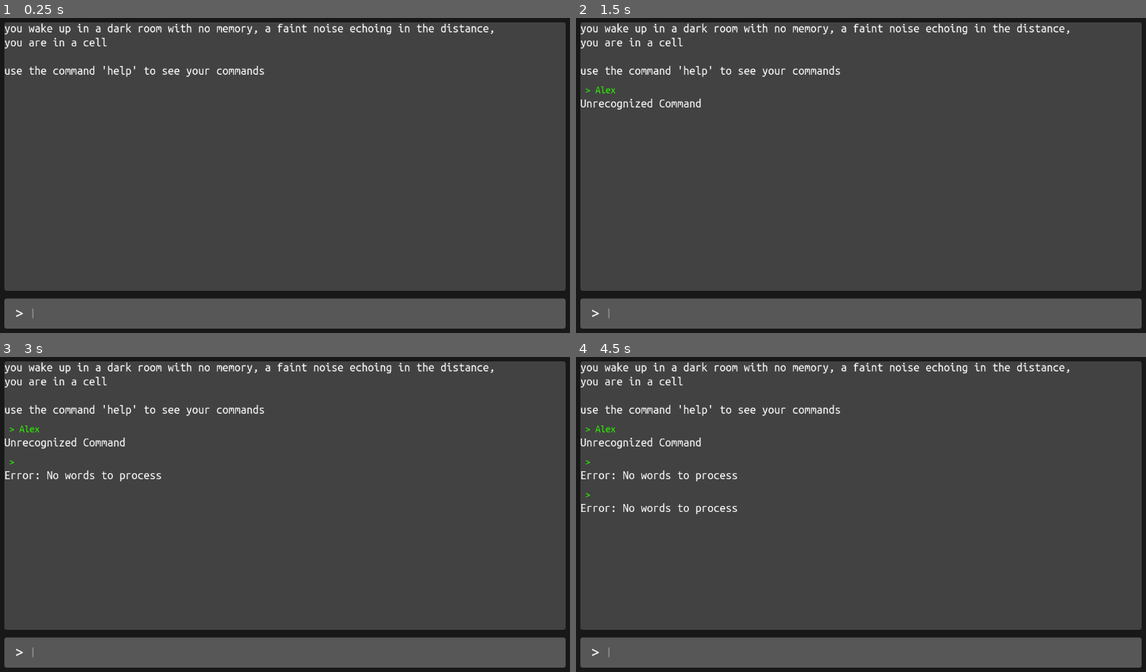
Above: before the commit, frames 1-4 (two rows, left to right).
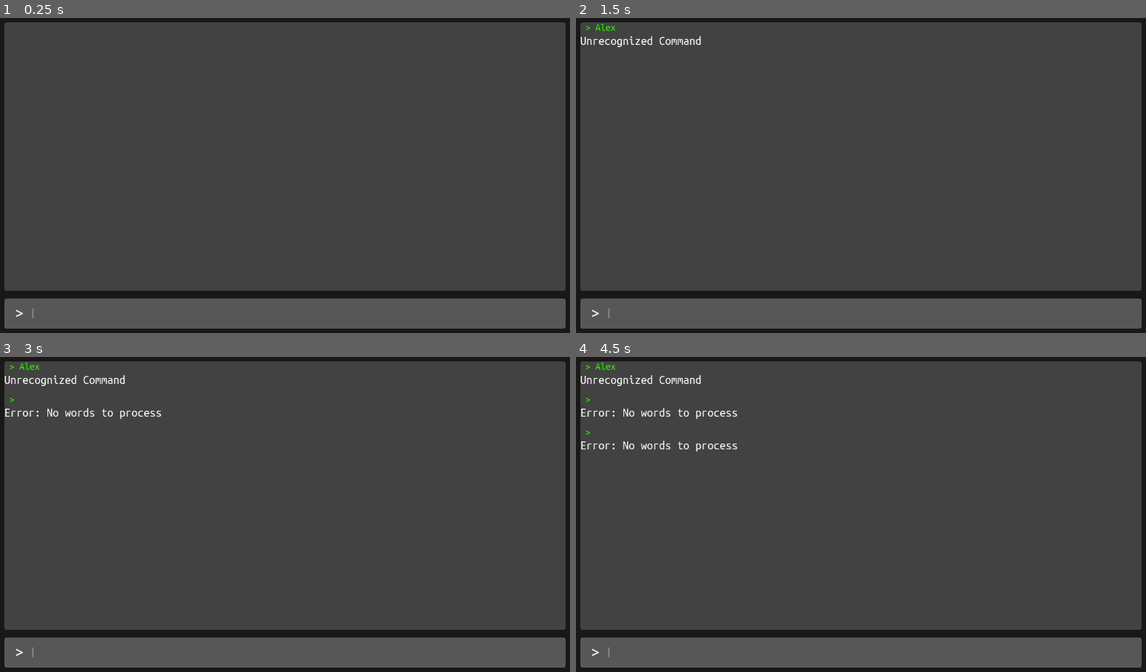
Above: after the commit, the same moments.

Repository: AkIszler/firstRPGGame
Game: Godot game, scene res://scenes/main_game.tscn
Two runs of this game, one before a commit and one after it. Both use one fixed random seed, a clock stepped at 60 frames per second and the inputs below.
Inputs (mouse positions are in pixels of both pictures, inside the frame that each line leads up to):
- Up to frame 1 (0.25 s): no input
- Up to frame 2 (1.5 s): click (872, 314) at 0.52 s; type "Alex" at 0.6 s; tap Enter at 1.25 s
- Up to frame 3 (3 s): tap Space at 2 s; tap Enter at 2.75 s
- Up to frame 4 (4.5 s): tap Space at 3.5 s; tap Enter at 4.25 s

The runs differ from the first frame. In frame 1, 1.4% of the frame differs, in the area x 0-87%, y 1-19%; in frame 2, 1.9%; in frame 3, 2.3%; in frame 4, 2.7%, in the area x 0-87%, y 1-50%.
Error after the commit: Invalid call. Nonexistent function 'init' in base 'Node'. (res://scripts/main_game.gd:22)

Commit message:
adding rooms and starting_area, for Room function

Diff:
--- /dev/null
+++ b/FontTheams/Ubuntu_16_reg.tres
@@ -0,0 +1,8 @@
+[gd_resource type="Theme" load_steps=2 format=3 uid="uid://ckjpfcqlapehs"]
+
+[ext_resource type="FontFile" uid="uid://de64tnmnphsmf" path="res://Fonts/UbuntuMono-Regular.ttf" id="1_h0td2"]
+
+[resource]
+resource_local_to_scene = true
+default_font = ExtResource("1_h0td2")
+default_font_size = 16
--- a/scenes/main_game.tscn
+++ b/scenes/main_game.tscn
@@ -1,9 +1,10 @@
-[gd_scene load_steps=11 format=3 uid="uid://b3qjwtpg85xs6"]
+[gd_scene load_steps=12 format=3 uid="uid://b3qjwtpg85xs6"]
 
 [ext_resource type="Script" path="res://scripts/main_game.gd" id="1_btd5m"]
 [ext_resource type="FontFile" uid="uid://de64tnmnphsmf" path="res://Fonts/UbuntuMono-Regular.ttf" id="2_ph74p"]
 [ext_resource type="Script" path="res://scripts/userInput.gd" id="3_02u73"]
 [ext_resource type="Script" path="res://scripts/CommandNode.gd" id="4_qle8l"]
+[ext_resource type="PackedScene" uid="uid://sjc031khtree" path="res://scenes/room.tscn" id="5_abpwl"]
 
 [sub_resource type="StyleBoxFlat" id="StyleBoxFlat_5fohg"]
 bg_color = Color(0.0962047, 0.0962048, 0.0962047, 1)
@@ -104,5 +105,13 @@
 [node name="CommandNode" type="Node" parent="."]
 script = ExtResource("4_qle8l")
 
+[node name="RoomManager" type="Node" parent="."]
+
+[node name="HouseRoom" parent="RoomManager" instance=ExtResource("5_abpwl")]
+offset_left = 3.0
+offset_top = -262.0
+offset_right = 233.0
+offset_bottom = -62.0
+
 [connection signal="text_submitted" from="background/margin/Rows/inputArea/HBoxContainer/userInput" to="." method="_input_text_submitted"]
 [connection signal="text_submitted" from="background/margin/Rows/inputArea/HBoxContainer/userInput" to="background/margin/Rows/inputArea/HBoxContainer/userInput" method="_on_text_submitted"]
--- /dev/null
+++ b/scenes/room.tscn
@@ -0,0 +1,35 @@
+[gd_scene load_steps=4 format=3 uid="uid://sjc031khtree"]
+
+[ext_resource type="Script" path="res://scripts/room.gd" id="1_e8su4"]
+[ext_resource type="Theme" uid="uid://d2rqp0rit7ww6" path="res://FontTheams/Ubuntu_24_reg.tres" id="1_wrm5d"]
+[ext_resource type="Theme" uid="uid://ckjpfcqlapehs" path="res://FontTheams/Ubuntu_16_reg.tres" id="2_dh58a"]
+
+[node name="Room" type="PanelContainer"]
+custom_minimum_size = Vector2(230, 200)
+offset_right = 230.0
+offset_bottom = 200.0
+script = ExtResource("1_e8su4")
+
+[node name="RoomMarginContainer" type="MarginContainer" parent="."]
+layout_mode = 2
+theme_override_constants/margin_left = 5
+theme_override_constants/margin_top = 5
+theme_override_constants/margin_right = 0
+theme_override_constants/margin_bottom = 2
+
+[node name="Rows" type="VBoxContainer" parent="RoomMarginContainer"]
+layout_mode = 2
+
+[node name="RoomName" type="Label" parent="RoomMarginContainer/Rows"]
+layout_mode = 2
+theme = ExtResource("1_wrm5d")
+text = "Room Name"
+horizontal_alignment = 1
+
+[node name="RoomDesctription" type="Label" parent="RoomMarginContainer/Rows"]
+custom_minimum_size = Vector2(100, 0)
+layout_mode = 2
+theme = ExtResource("2_dh58a")
+text = "This describes the room
+"
+autowrap_mode = 2
--- a/scripts/CommandNode.gd
+++ b/scripts/CommandNode.gd
@@ -1,4 +1,12 @@
 extends Node
+
+signal response_gen(response_text)
+
+var current_area = null;
+
+func init(starting_area):
+	changeRoom(starting_area)
+
 
 func Process_Command(input: String):
 	var words = input.split(" ", false, 0)
@@ -37,3 +45,9 @@
 
 func search():
 	return "you look around the room and find the door isn't latched all of the way"
+
+
+func changeRoom(new_room: Room):
+	current_area = new_room
+	emit_signal("response_gen", "You go to " + new_room.room_description)
+	emit_signal("response_gen", new_room.room_description)
--- a/scripts/main_game.gd
+++ b/scripts/main_game.gd
@@ -13,14 +13,13 @@
 @onready var history_rows = $background/margin/Rows/gameInfo/historyScroll/HistoryRow
 @onready var scroll = $background/margin/Rows/gameInfo/historyScroll
 @onready var scrollbar = scroll.get_v_scroll_bar()
+@onready var area_management = $RoomManager
 
 func _ready() -> void:
 	scrollbar.changed.connect(scroll_changed)
 	max_scroll_val = scrollbar.max_value
-	var startingMsg = Response.instantiate()
-	startingMsg.text = "you wake up in a dark room with no memory, a faint noise echoing in the distance, you are in a cell\n\nuse the command 'help' to see your commands"
-	add_response_to_history(startingMsg)
-
+	commandProcess.response_gen.connect(responseGeneration)
+	area_management.init(area_management.get_child(0))
 
 
 func scroll_changed():
@@ -46,6 +45,12 @@
 
 
 
+func responseGeneration(response_text):
+	var responseMsg = Response.instantiate()
+	responseMsg.text = response_text
+	add_response_to_history(responseMsg)
+
+
 func keep_history_clear():
 	if history_rows.get_child_count() > max_lines_held:
 		history_rows.remove_child(history_rows.get_children()[0])
--- /dev/null
+++ b/scripts/room.gd
@@ -0,0 +1,6 @@
+extends PanelContainer
+
+class_name Room
+
+@export var room_name : String = "Room Name"
+@export var room_description : String = "This is the room description"
